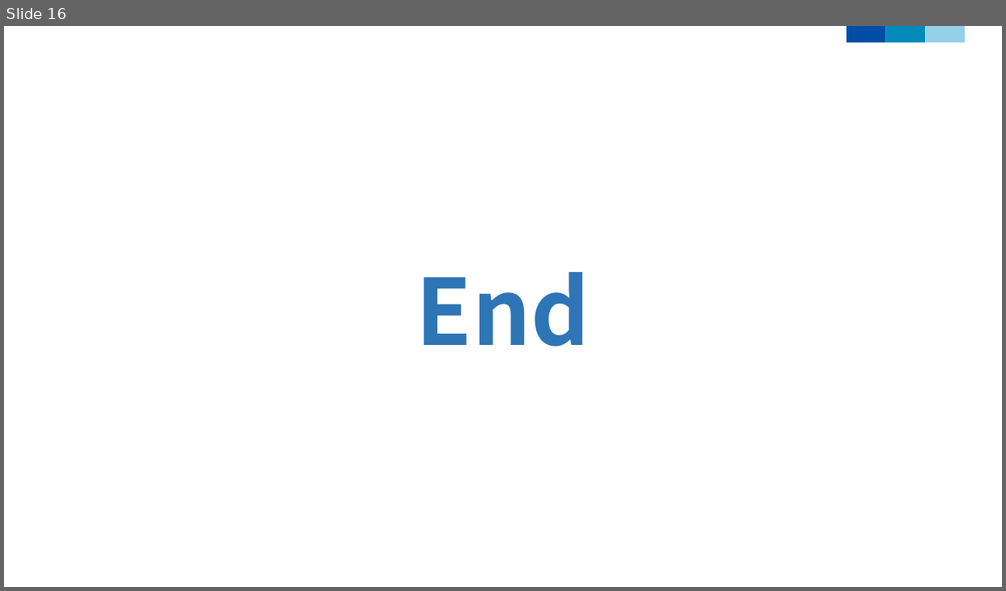
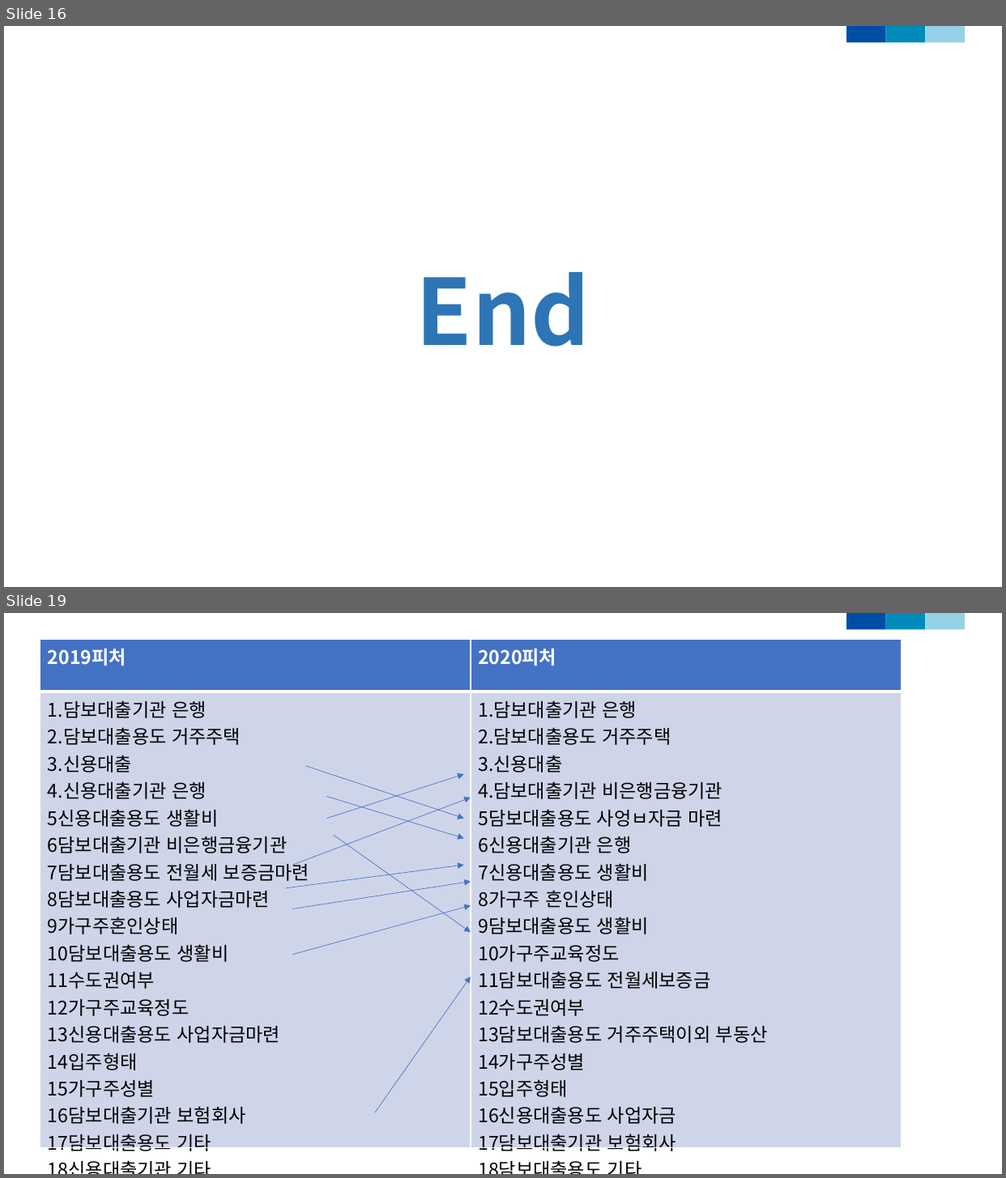
Before and after one commit to dudungE/Competition, a slide deck: 부실가계탐지모형.pptx. Shown one above the other, each under a label of ours: slide 16 before the commit, slides 16 and 19 after it; the slides between them are not shown. The pictures are 1006x591 and 1006x1178 pixels, drawn with LibreOffice and Linux fonts; fonts in the diff are those of the drawing. Boxes give left, top, right and bottom in pixels: in the first picture for what was removed or moved away, otherwise in the second. Text is boxed around its words. In the diff, an @@ line names an element or a change of style, - is before the commit and + after.

```diff
--- a/부실가계탐지모형.pptx
+++ b/부실가계탐지모형.pptx
@@ slide 19 added at (x1=4, y1=613, x2=1002, y2=1174), background #FFFFFF; not listed: 3 template elements that a slide beside it also shows @@
@@ table added at (x1=40, y1=639, x2=901, y2=1158), 2 rows, 2 columns @@
+2019피처 | 2020피처
+1.담보대출기관 은행 / 2.담보대출용도 거주주택 / 3.신용대출 / 4.신용대출기관 은행 / 5신용대출용도 생활비 / 6담보대출기관 비은행금융기관 / 7담보대출용도 전월세 보증금마련 / 8담보대출용도 사업자금마련 / 9가구주혼인상태 / 10담보대출용도 생활비 / 11수도권여부 / 12가구주교육정도 / 13신용대출용도 사업자금마련 / 14입주형태 / 15가구주성별 / 16담보대출기관 보험회사 / 17담보대출용도 기타 / 18신용대출기관 기타 / 19담보대출용도 거주주택이외 부동산 / 20신용대추루용도 기타 | 1.담보대출기관 은행 / 2.담보대출용도 거주주택 / 3.신용대출 / 4.담보대출기관 비은행금융기관 / 5담보대출용도 사엉ㅂ자금 마련 / 6신용대출기관 은행 / 7신용대출용도 생활비 / 8가구주 혼인상태 / 9담보대출용도 생활비 / 10가구주교육정도 / 11담보대출용도 전월세보증금 / 12수도권여부 / 13담보대출용도 거주주택이외 부동산 / 14가구주성별 / 15입주형태 / 16신용대출용도 사업자금 / 17담보대출기관 보험회사 / 18담보대출용도 기타 / 19신용대출기관 기타 / 20신용대출용도 기타
@@ arrow added from (305, 766) to (463, 818), #4472C4 0.5 pt @@
@@ arrow added from (326, 818) to (463, 775), #4472C4 0.5 pt @@
@@ arrow added from (293, 865) to (471, 798), #4472C4 0.5 pt @@
@@ arrow added from (326, 796) to (463, 838), #4472C4 0.5 pt @@
@@ arrow added from (334, 835) to (471, 933), #4472C4 0.5 pt @@
@@ arrow added from (286, 888) to (463, 865), #4472C4 0.5 pt @@
@@ arrow added from (293, 909) to (471, 882), #4472C4 0.5 pt @@
@@ arrow added from (293, 954) to (471, 905), #4472C4 0.5 pt @@
@@ arrow added from (375, 1113) to (471, 977), #4472C4 0.5 pt @@
```
Also in this commit, not shown: 2 slides changed, 1 other slide added, 2 other files.
